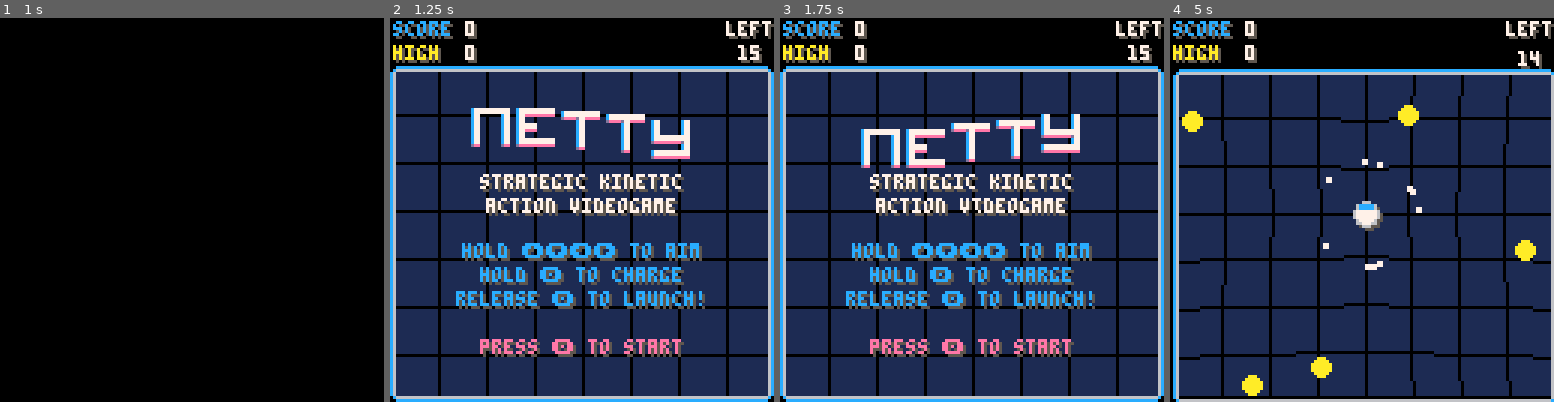
Above: before the commit, frames 1-4 (left to right).
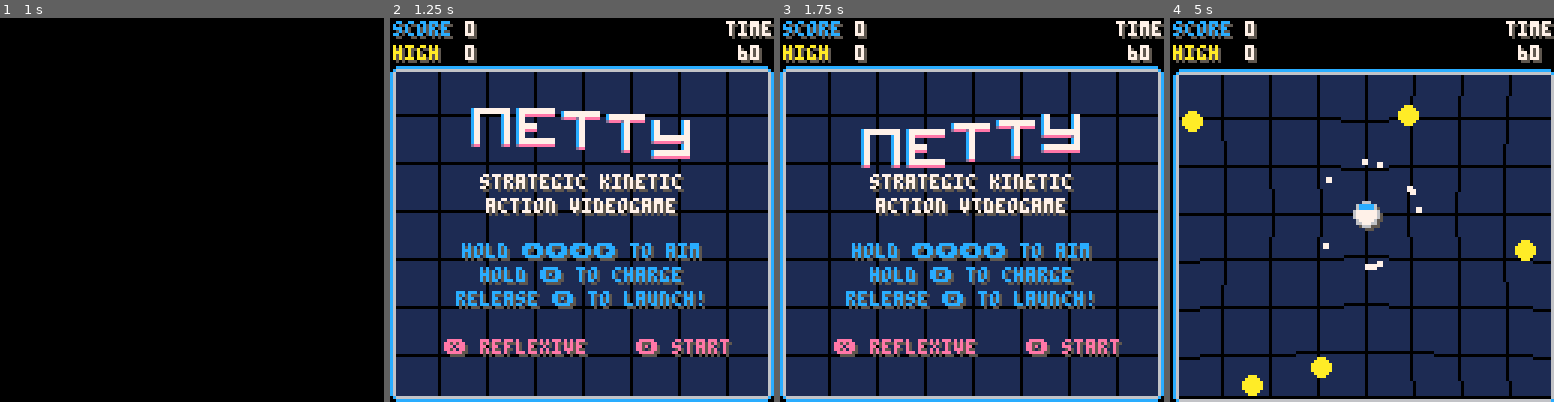
Above: after the commit, the same moments.

Repository: tesselode/netty
Game: PICO-8 cartridge netty.p8
Two runs of this game, one before a commit and one after it. Both use one fixed random seed, a clock stepped at 60 frames per second and the inputs below.
Inputs:
- Up to frame 1 (1 s): tap X (X key) at 0.33 s; tap O (Z key) at 0.7 s
- Up to frame 2 (1.25 s): tap X (X key) at 1.07 s
- Up to frame 3 (1.75 s): hold Right from 1.6 s (still down); tap O (Z key) at 1.7 s
- Up to frame 4 (5 s): tap X (X key) at 1.85, 2.97, 4.08 s; release Right at 2.1 s; tap O (Z key) every 0.4 s from 2.1 to 4.9 s; hold Up 2.15-2.42 s; hold Right 2.47-3.03 s; hold Left 3.08-3.58 s; hold Down 3.63-3.97 s; hold Right 4.02-4.68 s; hold Up from 4.73 s (still down)

Frame 1 is identical in both runs. In frame 2, 2.2% of the frame differs, in the area x 14-100%, y 0-89%; in frame 3, 2.2%; in frame 4, 0.5%.

Commit message:
mode chooser + special zen intro'

Diff:
--- a/netty.p8
+++ b/netty.p8
@@ -122,7 +122,7 @@
 
 
 -- globals
-gametype = 2
+gametype = 1
 player = nil
 dots = nil
 blackholes = nil
@@ -1200,8 +1200,8 @@
 	  printc('new high score!', 65, 65, 5)
 	  printc('new high score!', 64, 64, 10)
 	 end
-	 printc('🅾️ retry   ❎ title', 65, 81, 5, 1)
-	 printc('🅾️ retry   ❎ title', 64, 80, 12, 1)
+	 printc('🅾️ retry    ❎ title', 65, 81, 5, 1)
+	 printc('🅾️ retry    ❎ title', 64, 80, 12, 1)
 	end
 end
 
@@ -1223,8 +1223,13 @@
 
  self.timer = 2
 
- sfx(27)
- sfx(28)
+ if gametype == 3 then
+  sfx(28)
+  sfx(37)
+ else
+	 sfx(27)
+	 sfx(28)
+	end
 end
 
 function state.intro:update()
@@ -1240,7 +1245,12 @@
   sfx(-1, 1)
   sfx(-1, 2)
   sfx(-1, 3)
-  sfx(9)
+  if gametype == 3 then
+   sfx(38)
+   sfx(39)
+  else
+	  sfx(9)
+	 end
   gotostate(state.gameplay)
  end
 end
@@ -1253,7 +1263,11 @@
  -- draw rings
  for i = 1, #self.rings do
   local r = self.rings[i]
-  circ(64, 64, r.r + r.extrar + r.targetr, i + 4)
+  local c = i % 2 == 0 and 12 or 3
+  if gametype ~= 3 then
+   c = i + 4
+  end
+  circ(64, 64, r.r + r.extrar + r.targetr, c)
  end
 
  clip()
@@ -1298,6 +1312,13 @@
 end
 
 function state.title:update()
+ if btnp(5) then
+  gametype += 1
+  if gametype > 3 then
+   gametype = 1
+  end
+  sfx(36)
+ end
  if btnp(4) then
   music(-1)
   poke(0x5f42, 0)
@@ -1349,8 +1370,16 @@
  printc('release 🅾️ to launch!', 65, 97, 5, 1)
  printc('release 🅾️ to launch!', 64, 96, 12, 1)
 
- printc('press 🅾️ to start', 65, 113, 5, 1)
- printc('press 🅾️ to start', 64, 112, 14, 1)
+ local s
+ if gametype == 1 then
+  s = '❎ reflexive    🅾️ start'
+ elseif gametype == 2 then
+  s = '❎ cerebral     🅾️ start'
+ elseif gametype == 3 then
+  s = '❎ sensory      🅾️ start'
+ end
+ printc(s, 65, 113, 5, 1)
+ printc(s, 64, 112, 14, 1)
 
  camera()
 end
Not shown, changed: the sound effects (__sfx__) section of netty.p8
